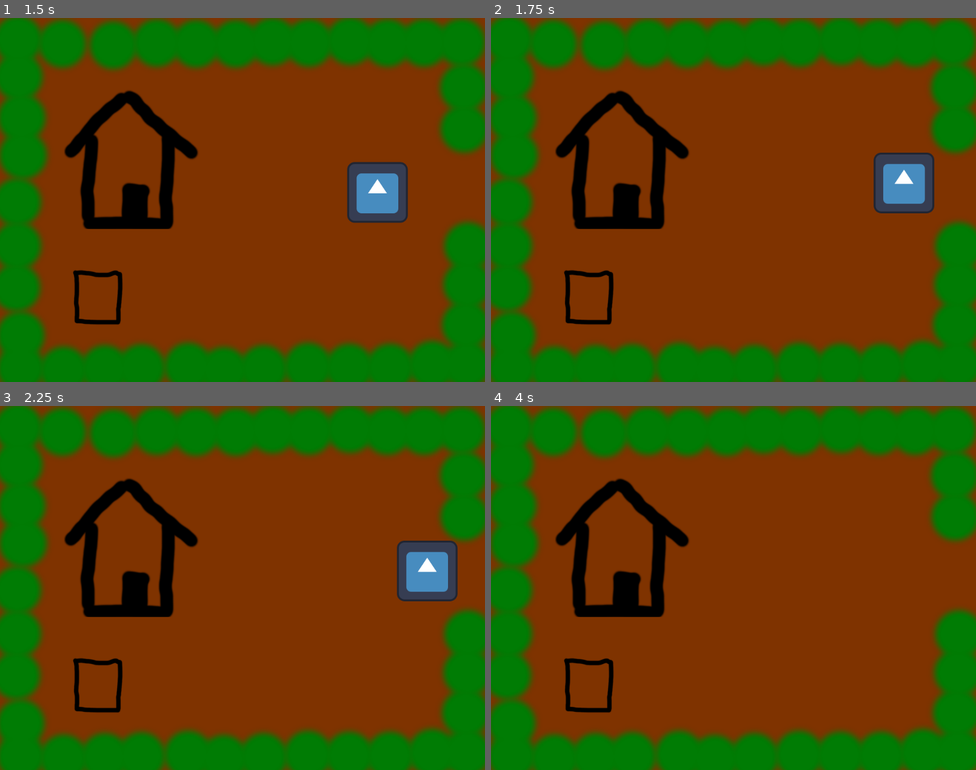
Above: before the commit, frames 1-4 (two rows, left to right).
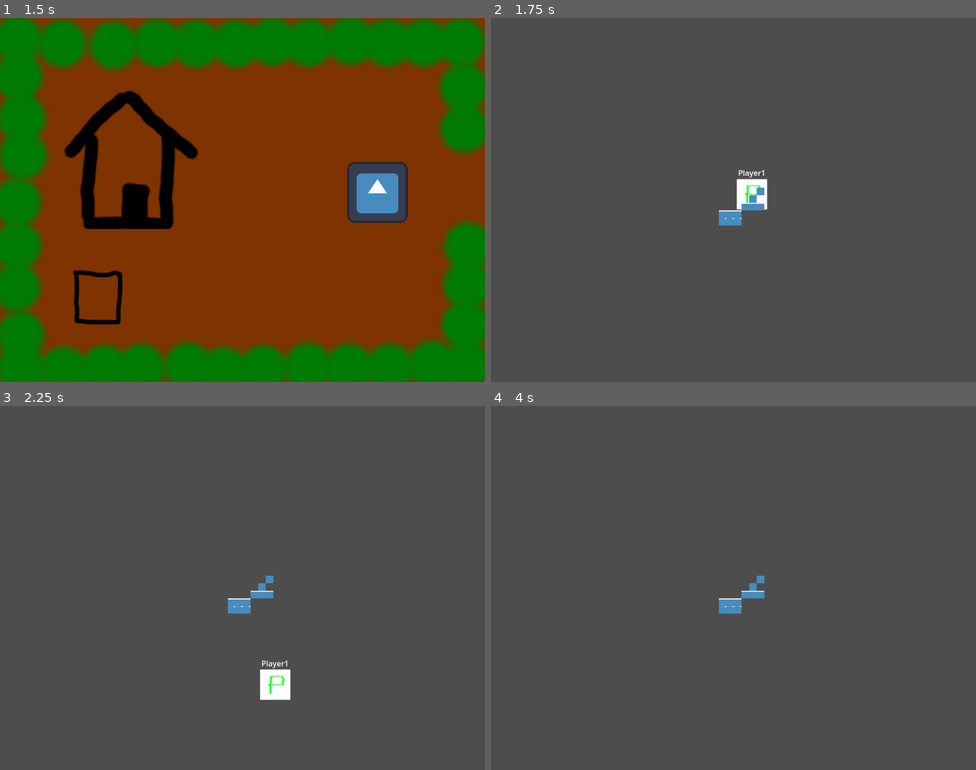
Above: after the commit, the same moments.

Repository: zac112/HeroFarmer
Game: Godot game, scene res://Assets/Farm/Farm.tscn
Two runs of this game, one before a commit and one after it. Both use one fixed random seed, a clock stepped at 60 frames per second and the inputs below. This scene is started directly instead of the project's main scene. The engine's default icon, where the game draws it, is replaced by a stand-in: a white triangle on a blue panel in a dark square.
Inputs:
- Up to frame 1 (1.5 s): tap Enter at 0.5 s; hold D (Farm_right) from 0.53 s (still down); tap W (Farm_up) at 0.77 s
- Up to frame 2 (1.75 s): keep holding D (Farm_right); tap W (Farm_up) at 1.52 s
- Up to frame 3 (2.25 s): release D (Farm_right) at 2.03 s; hold A (Farm_left) from 2.03 s (still down)
- Up to frame 4 (4 s): release A (Farm_left) at 2.78 s; hold D (Farm_right) from 2.78 s (still down); tap W (Farm_up) at 3.02, 3.77 s

Frame 1 is identical in both runs. In frame 2, 99% of the frame differs, in the area x 0-100%, y 0-100%; in frame 3, 99%; in frame 4, 100%.

Commit message:
Added rudimentary scene transitioning

Diff:
--- a/Assets/Farm/Farm.tscn
+++ b/Assets/Farm/Farm.tscn
@@ -1,11 +1,15 @@
-[gd_scene load_steps=5 format=3 uid="uid://sxq6nbt1thvm"]
+[gd_scene load_steps=6 format=3 uid="uid://sxq6nbt1thvm"]
 
 [ext_resource type="PackedScene" uid="uid://bmgb44mjeck5g" path="res://Assets/Player/Farm/Player_farm.tscn" id="1_25rqv"]
+[ext_resource type="PackedScene" uid="uid://vgofjgcnkrxk" path="res://Assets/SceneHandler/SceneTransition.tscn" id="1_eyvf1"]
 [ext_resource type="PackedScene" uid="uid://xe47faicgkl1" path="res://Assets/Farm/Plot/Plot.tscn" id="2_rhhvb"]
 [ext_resource type="Texture2D" uid="uid://c43uu0uviwmny" path="res://Assets/Farm/Background.png" id="3_tfr44"]
 [ext_resource type="Texture2D" uid="uid://dy65lngyia1iq" path="res://Assets/Farm/House.png" id="4_j2vln"]
 
 [node name="Farm" type="Node2D"]
+
+[node name="SceneTransition" parent="." instance=ExtResource("1_eyvf1")]
+targetScene = "res://Assets/Platform/level_1.tscn"
 
 [node name="PlayerFarm" parent="." instance=ExtResource("1_25rqv")]
 position = Vector2(0, 4)
--- a/Assets/MessageHandler.tscn
+++ /dev/null
@@ -1,6 +0,0 @@
-[gd_scene load_steps=2 format=3 uid="uid://blaaaas46ckrg"]
-
-[ext_resource type="Script" path="res://Assets/MessageHandler/MessageHandler.gd" id="1_n3k8p"]
-
-[node name="MessageHandler" type="Node"]
-script = ExtResource("1_n3k8p")
--- a/Assets/Player/Farm/Player_farm.gd
+++ b/Assets/Player/Farm/Player_farm.gd
@@ -2,16 +2,6 @@
 
 
 const SPEED = 300.0
-
-func _ready():
-	print("OnReady")
-	MessageHandler.registerListener(ScoreEvent, self.ok)
-	var event = ScoreEvent.new()
-	event.scoreIncrease = 34
-	MessageHandler.broadcastEvent(event)
-
-func ok(event):
-	print("OK event:",event)
 
 func _physics_process(_delta):
 
--- /dev/null
+++ b/Assets/SceneHandler/SceneHandler.gd
@@ -0,0 +1,4 @@
+extends Node
+
+func loadScene(target):
+	get_tree().change_scene_to_file(target)
--- /dev/null
+++ b/Assets/SceneHandler/SceneTransition.gd
@@ -0,0 +1,6 @@
+extends Area2D
+
+@export var targetScene : String
+
+func _on_body_entered(body):
+	SceneHandler.loadScene(targetScene)
--- /dev/null
+++ b/Assets/SceneHandler/SceneTransition.tscn
@@ -0,0 +1,17 @@
+[gd_scene load_steps=3 format=3 uid="uid://vgofjgcnkrxk"]
+
+[ext_resource type="Script" path="res://Assets/SceneHandler/SceneTransition.gd" id="1_a2cku"]
+
+[sub_resource type="RectangleShape2D" id="RectangleShape2D_gpsr5"]
+size = Vector2(20, 25)
+
+[node name="SceneTransition" type="Area2D"]
+position = Vector2(450, -26)
+script = ExtResource("1_a2cku")
+
+[node name="CollisionShape2D" type="CollisionShape2D" parent="."]
+position = Vector2(0, 2.5)
+scale = Vector2(9.205, 9.205)
+shape = SubResource("RectangleShape2D_gpsr5")
+
+[connection signal="body_entered" from="." to="." method="_on_body_entered"]
--- a/project.godot
+++ b/project.godot
@@ -18,6 +18,7 @@
 [autoload]
 
 MessageHandler="*res://Assets/MessageHandler/MessageHandler.gd"
+SceneHandler="*res://Assets/SceneHandler/SceneHandler.gd"
 
 [display]
 
